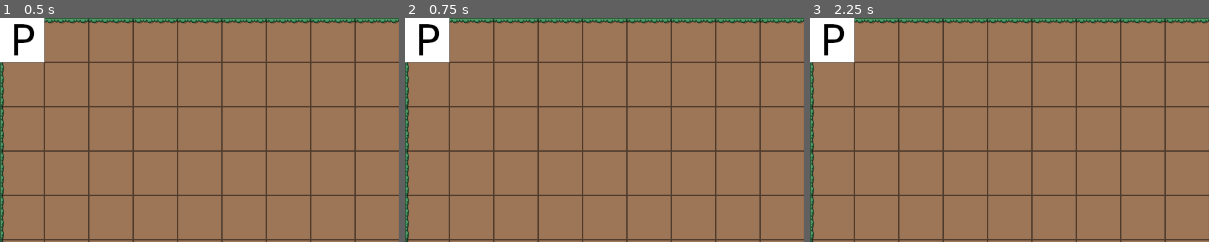
Above: before the commit, frames 1-3 (left to right).
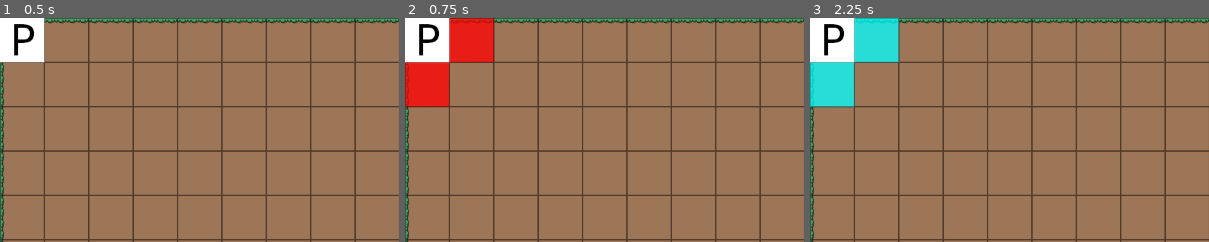
Above: after the commit, the same moments.

Repository: Ranger1986/lumieres
Game: Godot game, scene res://Scenes/FirstLevel.tscn
Two runs of this game, one before a commit and one after it. Both use one fixed random seed, a clock stepped at 60 frames per second and the inputs below. The engine's default icon, where the game draws it, is replaced by a stand-in: a white triangle on a blue panel in a dark square.
Inputs:
- Up to frame 1 (0.5 s): no input
- Up to frame 2 (0.75 s): click "Attaque" at 0.5 s
- Up to frame 3 (2.25 s): click "Défense" at 1.25 s; click "Mouvement" at 2 s
The pictures show only the part of the screen within x 0-50%, y 0-50%; the shares and areas given below are measured in that part.

Frame 1 is identical in both runs. In frame 2, 4.5% of the frame differs, in the area x 0-23%, y 0-40%; in frame 3, 4.5%.

Commit message:
add hover and player mouvement

Diff:
--- a/Scenes/DiceMenu.tscn
+++ b/Scenes/DiceMenu.tscn
@@ -1,7 +1,7 @@
 [gd_scene load_steps=3 format=3 uid="uid://q6tdu07tfo2c"]
 
 [ext_resource type="Script" path="res://Scripts/dice_menuScript.gd" id="1_rxaud"]
-[ext_resource type="Script" path="res://Dice.gd" id="2_h5nsm"]
+[ext_resource type="Script" path="res://Scripts/Dice.gd" id="2_h5nsm"]
 
 [node name="Node2D" type="ColorRect"]
 custom_minimum_size = Vector2(400, 650)
--- a/Scenes/FirstLevel.tscn
+++ b/Scenes/FirstLevel.tscn
@@ -1,10 +1,14 @@
-[gd_scene load_steps=10 format=4 uid="uid://b2dbsmeeg3bvf"]
+[gd_scene load_steps=18 format=4 uid="uid://b2dbsmeeg3bvf"]
 
 [ext_resource type="Texture2D" uid="uid://lp8n6q8jimyt" path="res://Ressources/plains.png" id="1_5wq52"]
 [ext_resource type="Script" path="res://Scripts/gestionnaireScript.gd" id="1_7rd8c"]
 [ext_resource type="Texture2D" uid="uid://cbi8oe2v0nmco" path="res://Ressources/cell.png" id="2_bug63"]
 [ext_resource type="PackedScene" uid="uid://dxj3rjhyo3pcj" path="res://Scenes/Player.tscn" id="2_geuij"]
 [ext_resource type="PackedScene" uid="uid://q6tdu07tfo2c" path="res://Scenes/DiceMenu.tscn" id="3_n5ntv"]
+[ext_resource type="Texture2D" uid="uid://cp5kd7t5mw71e" path="res://icon.svg" id="4_qf7wo"]
+[ext_resource type="Texture2D" uid="uid://cb80e3vpii8yx" path="res://Ressources/cellmov.png" id="5_1oi3t"]
+[ext_resource type="Script" path="res://Scripts/GridInteractiveScript.gd" id="5_utiuj"]
+[ext_resource type="Texture2D" uid="uid://js0ygvtxjnqg" path="res://Ressources/cellatk.png" id="6_0m423"]
 
 [sub_resource type="TileSetAtlasSource" id="TileSetAtlasSource_vakbs"]
 texture = ExtResource("1_5wq52")
@@ -220,9 +224,33 @@
 texture_region_size = Vector2i(64, 64)
 0:0/0 = 0
 
+[sub_resource type="TileSetAtlasSource" id="TileSetAtlasSource_2wmfi"]
+texture = ExtResource("4_qf7wo")
+texture_region_size = Vector2i(64, 64)
+0:0/0 = 0
+1:0/0 = 0
+0:1/0 = 0
+1:1/0 = 0
+
 [sub_resource type="TileSet" id="TileSet_4u0ry"]
 tile_size = Vector2i(64, 64)
 sources/0 = SubResource("TileSetAtlasSource_o62h7")
+sources/1 = SubResource("TileSetAtlasSource_2wmfi")
+
+[sub_resource type="TileSetAtlasSource" id="TileSetAtlasSource_ltde3"]
+texture = ExtResource("5_1oi3t")
+texture_region_size = Vector2i(64, 64)
+0:0/0 = 0
+
+[sub_resource type="TileSetAtlasSource" id="TileSetAtlasSource_qdglx"]
+texture = ExtResource("6_0m423")
+texture_region_size = Vector2i(64, 64)
+0:0/0 = 0
+
+[sub_resource type="TileSet" id="TileSet_gaon3"]
+tile_size = Vector2i(64, 64)
+sources/0 = SubResource("TileSetAtlasSource_ltde3")
+sources/1 = SubResource("TileSetAtlasSource_qdglx")
 
 [node name="FirstLevel" type="Node2D"]
 script = ExtResource("1_7rd8c")
@@ -234,6 +262,10 @@
 [node name="Grid" type="TileMapLayer" parent="."]
 tile_map_data = PackedByteArray("AAAAAAAAAAAAAAAAAAAAAAEAAAAAAAAAAAAAAAIAAAAAAAAAAAAAAAMAAAAAAAAAAAAAAAQAAAAAAAAAAAAAAA …(2800 unchanged characters)…
 tile_set = SubResource("TileSet_4u0ry")
+
+[node name="GridInteractive" type="TileMapLayer" parent="."]
+tile_set = SubResource("TileSet_gaon3")
+script = ExtResource("5_utiuj")
 
 [node name="Node2D" parent="." node_paths=PackedStringArray("G") instance=ExtResource("3_n5ntv")]
 offset_right = 400.0
--- /dev/null
+++ b/Scripts/Dice.gd
@@ -0,0 +1,21 @@
+extends Button
+
+@export var test : String = ""
+# Called when the node enters the scene tree for the first time.
+func _ready() -> void:
+	pressed.connect(self._button_pressed)
+	pass # Replace with function body.
+
+
+# Called every frame. 'delta' is the elapsed time since the previous frame.
+func _process(delta: float) -> void:
+	text = test
+	pass
+
+func _button_pressed():
+	if test == "Attaque":
+		owner.G.giveAct(DiceFace.ATK)
+	elif test == "Défense":
+		owner.G.giveAct(DiceFace.DEF)
+	elif test == "Mouvement":
+		owner.G.giveAct(DiceFace.MOV)
--- /dev/null
+++ b/Scripts/DiceFace.gd
@@ -0,0 +1,3 @@
+class_name DiceFace
+extends Object
+enum {ATK, DEF, MOV}
--- /dev/null
+++ b/Scripts/GridInteractiveScript.gd
@@ -0,0 +1,22 @@
+class_name GridInteractive
+extends TileMapLayer
+
+var markedCells : Array
+# Called when the node enters the scene tree for the first time.
+func _ready() -> void:
+	markedCells=[]
+	pass # Replace with function body.
+
+
+# Called every frame. 'delta' is the elapsed time since the previous frame.
+func _process(delta: float) -> void:
+	pass
+
+func markCells(cells : Array, atlas: int) -> void:
+	for cell : Vector2i in cells:
+		set_cell(cell,atlas,Vector2i(0,0))
+		markedCells.append(cell)
+func cleanCells()->void:
+	for cell : Vector2i in markedCells:
+		set_cell(cell)
+	markedCells = []
--- a/Scripts/gestionnaireScript.gd
+++ b/Scripts/gestionnaireScript.gd
@@ -1,10 +1,49 @@
 class_name Gestionnaire
 extends Node
+var listAct : Array
+var player : Player
+var playerHover : Player
+var grid : GridInteractive
 # Called when the node enters the scene tree for the first time.
 func _ready() -> void:
+	listAct = []
+	player = find_child("PlayerSprite")
+	playerHover = player.duplicate()
+	self.add_child(playerHover)
+	playerHover.modulate.a=0.5
+	grid = find_child("GridInteractive")
 	pass # Replace with function body.
 
 
 # Called every frame. 'delta' is the elapsed time since the previous frame.
 func _process(delta: float) -> void:
+	var pos :Vector2i = floor(get_viewport().get_mouse_position()/64)
+	if(grid.get_cell_source_id(pos)==0):
+		playerHover.ToCellPos(pos)
+		playerHover.show()
+	else:
+		playerHover.hide()
 	pass
+
+func giveAct(diceFace: int ):
+	grid.cleanCells()
+	listAct.append(diceFace)
+	print(listAct)
+	match diceFace:
+		DiceFace.ATK:
+			grid.markCells([player.cellPos()+Vector2i(1,0),
+				player.cellPos()+Vector2i(0,1),
+				player.cellPos()+Vector2i(-1,0),
+				player.cellPos()+Vector2i(0,-1)], 1)
+		DiceFace.MOV:
+			grid.markCells([player.cellPos()+Vector2i(1,0),
+				player.cellPos()+Vector2i(0,1),
+				player.cellPos()+Vector2i(-1,0),
+				player.cellPos()+Vector2i(0,-1)], 0)
+
+func _input(event: InputEvent) -> void:
+	if event is InputEventMouseButton and event.is_pressed() and event.button_index == MOUSE_BUTTON_LEFT:
+		var pos : Vector2i = floor(event.position/64)
+		if(grid.get_cell_source_id(pos)==0):
+			player.ToCellPos(pos)
+			grid.cleanCells()
--- a/Scripts/playerScript.gd
+++ b/Scripts/playerScript.gd
@@ -1,11 +1,13 @@
+class_name Player
 extends Sprite2D
 
 var map : TileMapLayer;
 
 # Called when the node enters the scene tree for the first time.
 func _ready() -> void:
-	map = owner.find_child("Grid")
-	scale *= map.tile_set.tile_size.x / texture.get_size().x
+	if (owner != null):
+		map = owner.find_child("Grid")
+		scale *= map.tile_set.tile_size.x / texture.get_size().x
 	offset = texture.get_size()/2
 	pass # Replace with function body.
 
@@ -13,3 +15,8 @@
 # Called every frame. 'delta' is the elapsed time since the previous frame.
 func _process(delta: float) -> void:
 	pass
+
+func cellPos()->Vector2i:
+	return position/map.tile_set.tile_size.x
+func ToCellPos(pos : Vector2i)-> void:
+	position = pos * 64
Binary file added: Ressources/cellatk.png
Not shown, added: Ressources/cellatk.png.import
Binary file added: Ressources/cellmov.png
Not shown, added: Ressources/cellmov.png.import
